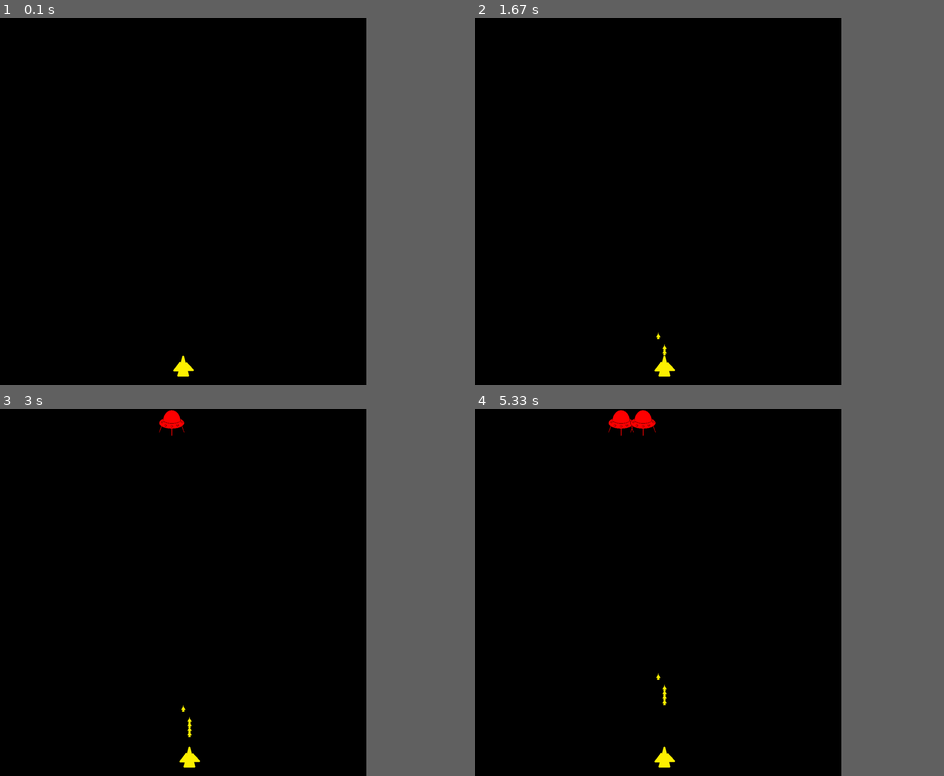
Above: before the commit, frames 1-4 (two rows, left to right).
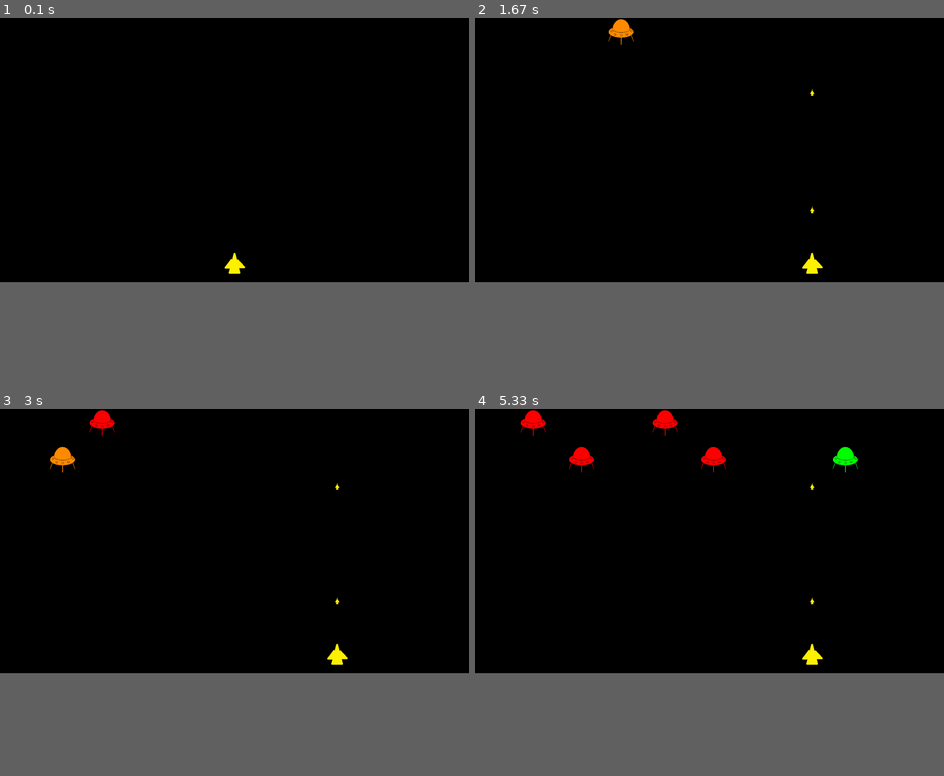
Above: after the commit, the same moments.

Repository: stonemuncher/pygame-game
Game: pygame game, started from main.py
The game is run twice, just before and just after one commit, with the same random seed, the same clock (stepped at 60 frames per second) and the same inputs.
Inputs (mouse positions are in pixels of both pictures, inside the frame that each line leads up to):
- Up to frame 1 (0.1 s): no input
- Up to frame 2 (1.67 s): click (709, 150) at 0.38 s; hold Right 0.67-1.13 s; click (859, 142) at 1.22 s; click (709, 168) at 1.55 s
- Up to frame 3 (3 s): click (121, 544) at 1.88 s; click (281, 599) at 2.22 s; click (89, 500) at 2.55 s; click (89, 603) at 2.88 s
- Up to frame 4 (5.33 s): click (779, 449) at 3.22 s; click (883, 632) at 3.55 s; click (765, 563) at 3.88 s; click (587, 442) at 4.22 s; click (718, 453) at 4.55 s; click (596, 489) at 4.88 s; click (540, 533) at 5.22 s
In our replay, the window is 703x703 before the commit and 900x506 after it. These sizes can differ from the game's own. Grey fills any space a smaller window leaves; there, only what the larger window draws over its background counts as a difference.

The runs differ from the first frame. In frame 1, 0.3% of the frame differs, in the area x 36-53%, y 63-98%; in frame 2, 0.5%; in frame 3, 0.9%; in frame 4, 1.7%, in the area x 9-82%, y 0-98%.

Commit message:
Added scoring and FPS

Diff:
--- a/bullet.py
+++ b/bullet.py
@@ -13,7 +13,7 @@
         self.y = ship.y
 
         self.alive = True
-        self.speed = area.width*area.height/1600000
+        self.speed = 8
         self.rect.update(self.x, self.y, self.width, self.height)
 
     def update(self):
--- a/game.py
+++ b/game.py
@@ -29,9 +29,10 @@
         self.alien_area = Area(0, 0, self.SCREEN_WIDTH, self.SCREEN_HEIGHT)
 
         self.alien_ships = []
-        self.alien_delay = 2000
+        self.alien_delay = 1000
         self.alien_spawn_event = pygame.USEREVENT + 1
 
+        self.score = 0
         self.exit_window = False
 
     def load_surfaces(self):
@@ -60,7 +61,45 @@
         self.alien_ships.append(AlienShip(self.alien_surface, self.alien_area, 3))
 
     def update(self):
+        self.screen.fill((0, 0, 0))
 
+        pressed_keys = pygame.key.get_pressed()
+        self.player_ship.update(pressed_keys)
+        self.screen.blit(self.player_ship.surf, self.player_ship.rect)
+
+        for bullet in self.player_ship.bullets:
+            bullet.update()
+            if not bullet.alive:
+                self.player_ship.bullets.remove(bullet)
+                del bullet
+            else:
+                self.screen.blit(bullet.surf, bullet.rect)
+
+        for alien in self.alien_ships:
+            if not alien.update(self.player_ship.bullets):
+                pygame.display.set_caption(
+                    f"GAME OVER!")
+                pygame.time.wait(3000)
+                self.exit_window = True
+            if not alien.alive:
+                self.score += 1
+                self.alien_ships.remove(alien)
+                del alien
+                # print("killed alien ship")
+            else:
+                final_surf = alien.surf.copy()
+                if alien.health == 3:
+                    final_surf.blit(self.alien_red, (0, 0), special_flags=pygame.BLEND_MULT)
+                elif alien.health == 2:
+                    final_surf.blit(self.alien_orange, (0, 0), special_flags=pygame.BLEND_MULT)
+                else:
+                    final_surf.blit(self.alien_green, (0, 0), special_flags=pygame.BLEND_MULT)
+                self.screen.blit(final_surf, alien.rect)
+        pygame.display.flip()
+
+    def run(self, fps):
+        pygame.time.set_timer(self.alien_spawn_event, self.alien_delay)
+        fps_clock = pygame.time.Clock()
         while not self.exit_window:
             for event in pygame.event.get():
                 if event.type == pygame.QUIT:
@@ -71,41 +110,7 @@
                 if event.type == self.alien_spawn_event:
                     self.spawn_alien()
 
-            self.screen.fill((0, 0, 0))
-
-            pressed_keys = pygame.key.get_pressed()
-            self.player_ship.update(pressed_keys)
-            self.screen.blit(self.player_ship.surf, self.player_ship.rect)
-
-            for bullet in self.player_ship.bullets:
-                bullet.update()
-                if not bullet.alive:
-                    self.player_ship.bullets.remove(bullet)
-                    del bullet
-                else:
-                    self.screen.blit(bullet.surf, bullet.rect)
-
-            for alien in self.alien_ships:
-                if not alien.update(self.player_ship.bullets):
-                    return
-                if not alien.alive:
-                    self.alien_ships.remove(alien)
-                    del alien
-                    # print("killed alien ship")
-                else:
-                    final_surf = alien.surf.copy()
-                    if alien.health == 3:
-                        final_surf.blit(self.alien_red, (0, 0), special_flags=pygame.BLEND_MULT)
-                    elif alien.health == 2:
-                        final_surf.blit(self.alien_orange, (0, 0), special_flags=pygame.BLEND_MULT)
-                    else:
-                        final_surf.blit(self.alien_green, (0, 0), special_flags=pygame.BLEND_MULT)
-                    self.screen.blit(final_surf, alien.rect)
-
-            pygame.display.flip()
-
-    def run(self):
-
-        pygame.time.set_timer(self.alien_spawn_event, self.alien_delay)
-        self.update()
+            self.update()
+            fps_clock.tick(fps)
+            pygame.display.set_caption(f"Alien invasion | Current Score: {self.score} | FPS: {int(fps_clock.get_fps())}")
         pygame.quit()
--- a/main.py
+++ b/main.py
@@ -1,6 +1,7 @@
 from game import Game
-SCREEN_WIDTH = 1000
-SCREEN_HEIGHT = 1000
+SCREEN_WIDTH = 1280
+SCREEN_HEIGHT = 720
 
 game = Game(SCREEN_WIDTH, SCREEN_HEIGHT)
-game.run()
+fps = 120
+game.run(fps)
--- a/ships.py
+++ b/ships.py
@@ -19,7 +19,7 @@
         self.y = y
         self.area = area
         self.rect.update(self.x, self.y, self.width, self.height)
-        self.speed = area.width*area.height/1600000
+        self.speed = 5
 
     def move(self, x_change, y_change):
         if self.area.left < self.x + x_change + self.width/2 < self.area.right:
@@ -63,6 +63,7 @@
         self.alive = True
         self.x = (self.area.width / 2) - (self.width / 2)
         self.y = self.area.top
+        self.speed = 3
         self.direction = 1
         self.move(0, 0)
 
@@ -82,5 +83,5 @@
                 self.move(0, 100)
                 if not(self.area.top < self.y + 100 - self.height/2 < self.area.bottom):
                     return 0
-            self.move(-0.5*self.direction, 0)
+            self.move(-self.speed*self.direction, 0)
         return 1
